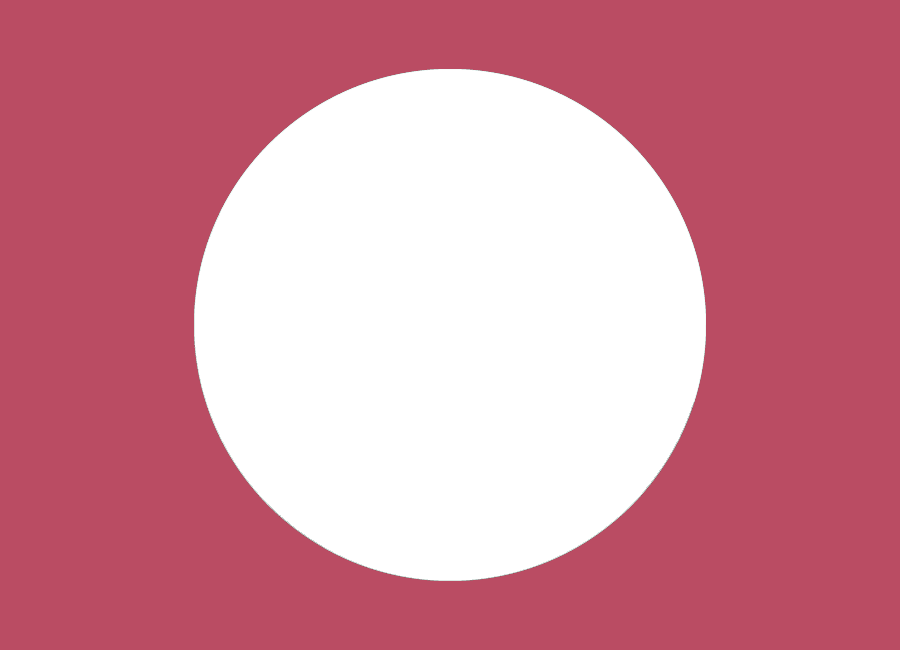
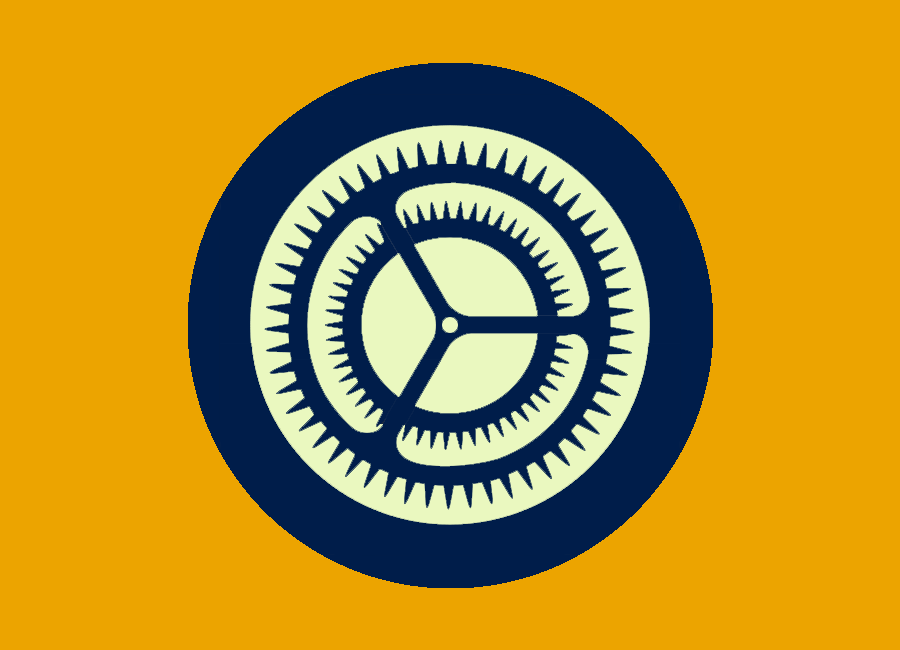
Layers edited between the first and the second 900 × 650 image:
removed layer "Layer 2" over [194, 68, 707, 581]
painted on "Layer 1" over [0, 0, 900, 650]
added layer "Layer 7" above "Layer 6" over [194, 69, 706, 581]
added layer "Ellipse 1" over [170, 51, 715, 596]
